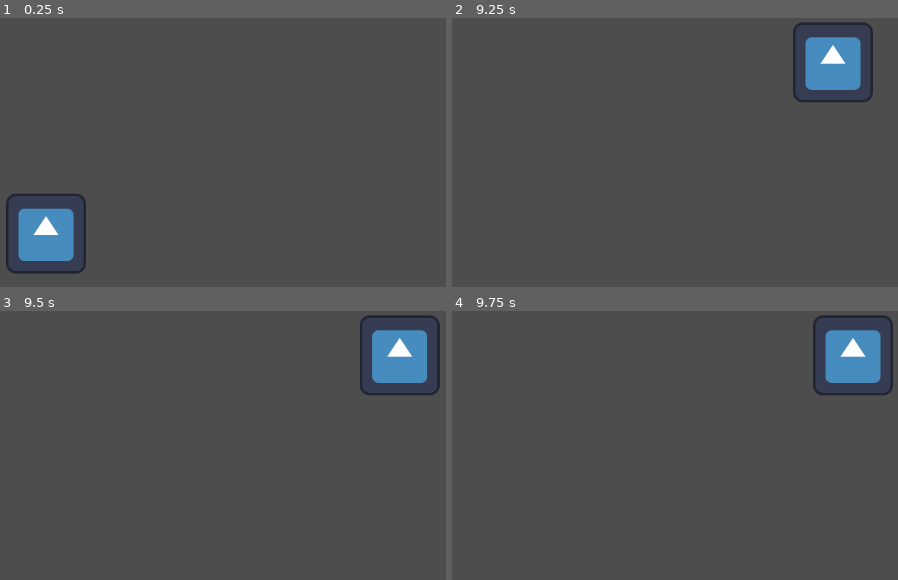
Above: before the commit, frames 1-4 (two rows, left to right).
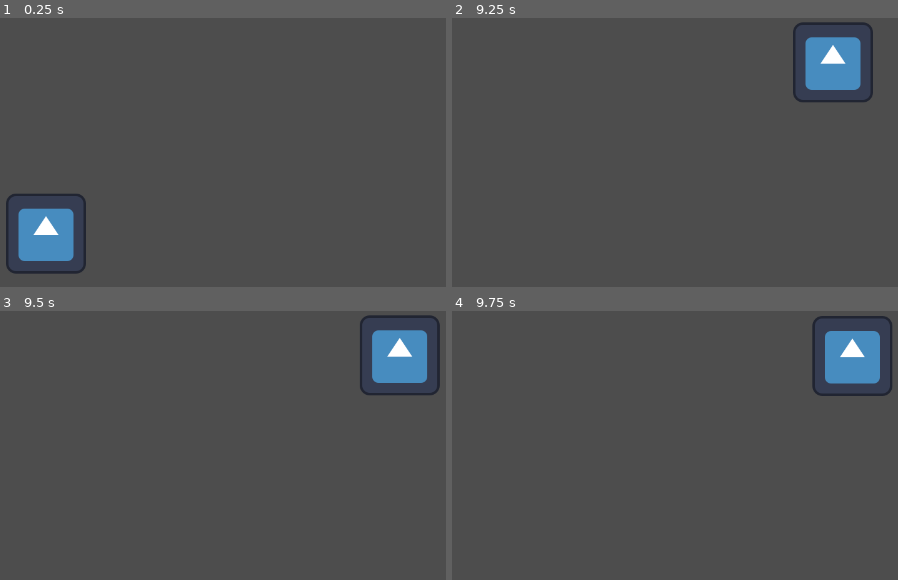
Above: after the commit, the same moments.

Repository: najmam/cours-arthur
Game: Godot game, scene res://root.tscn
Same seed, same stepped clock (60 frames per second), same inputs: the game is played once before the commit and once after it. The engine's default icon, where the game draws it, is replaced by a stand-in: a white triangle on a blue panel in a dark square.
Inputs:
- Up to frame 1 (0.25 s): no input
- Up to frame 2 (9.25 s): no input
- Up to frame 3 (9.5 s): no input
- Up to frame 4 (9.75 s): no input

Frames 1-3 are identical in both runs. In frame 4, 0.5% of the frame differs, in the area x 80-99%, y 1-32%.

Commit message:
exo 2 babysteps

Diff:
--- a/root.gd
+++ b/root.gd
@@ -1,5 +1,6 @@
 extends Node2D
 
+var islooped = true
 var width = ProjectSettings.get_setting("display/window/size/viewport_width")
 var height = ProjectSettings.get_setting("display/window/size/viewport_height")
 # Called when the node enters the scene tree for the first time.
@@ -16,18 +17,22 @@
 # Called every frame. 'delta' is the elapsed time since the previous frame.
 func _process(_delta):
 
-	if $player.position.x >= width/2 && $player.position.y >= height/10:
-		$player.position.y = $player.position.y -1
-	if $player.position.y <= height/10 && $player.position.x >= width/2 && $player.position.x <= width/18*17:
-		$player.position.x = $player.position.x +2
-
-
-#		SERENDIPITY FTW
-#	if $player.position.x <= width/2:
-#		$player.position.y = $player.position.y -1
-#	if $player.position.x == width:
-#		$player.position.y = $player.position.y +1
-#	if $player.position.y <= 0:
-#		$player.position.x = $player.position.x +2
-#	if $player.position.y >= height/2:
-#		$player.position.x = $player.position.x -2
+	if islooped == true:
+		if  $player.position.y >= height/10:
+			$player.position.y = $player.position.y -1
+		if  $player.position.y <= height/10 && $player.position.x <= width/18*17:
+			$player.position.x = $player.position.x +2
+			#At the end of first path, ignore what's up there ^
+		if  $player.position.x >= width/18*17:
+			islooped = false
+			print("isokay")
+#
+	if islooped == false:
+		if  $player.position.x <= width/18*17:
+			$player.position.x = $player.position.x +1
+		if  $player.position.x >= width/18:
+			$player.position.x = $player.position.x -1
+		if  $player.position.y >= height/10:
+			$player.position.y = $player.position.y -1
+		if  $player.position.y <= height/10*9:
+			$player.position.y = $player.position.y +1
